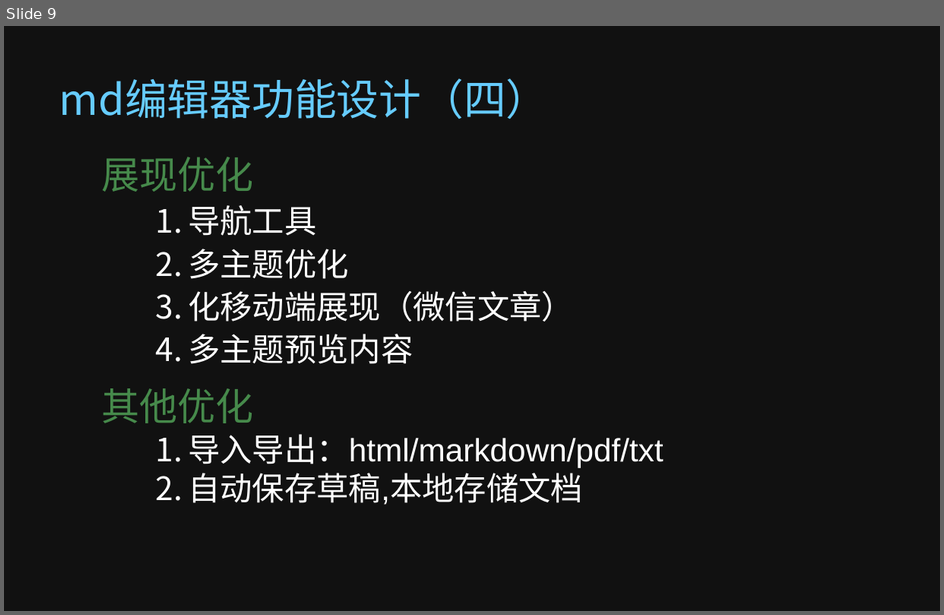
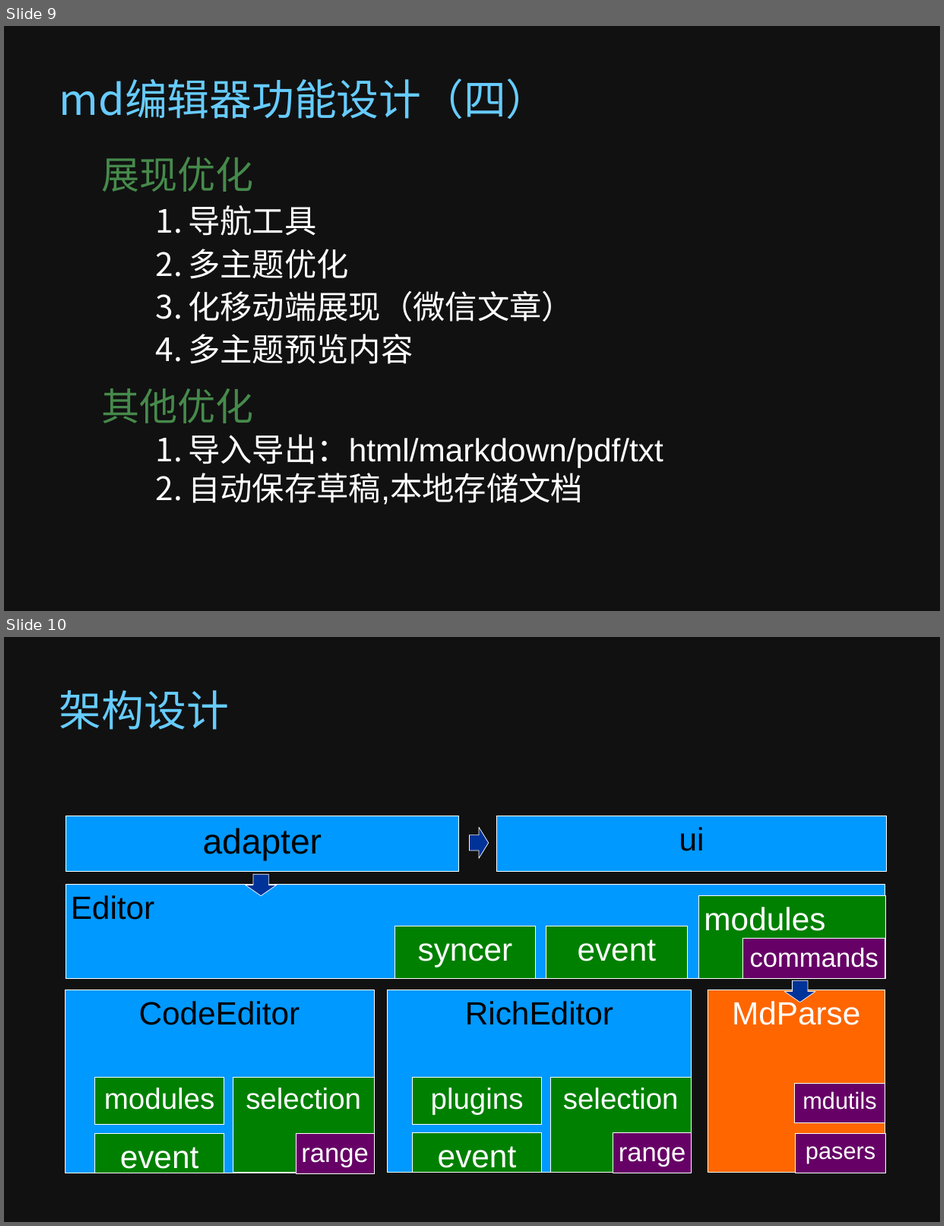
Before and after one commit to fex-team/dora, a slide deck: doc/feature_review.ppt. Shown one above the other, each under a label of ours: slide 9 before the commit, slides 9 and 10 after it. The pictures are 944x615 and 944x1226 pixels, drawn with LibreOffice and Linux fonts; fonts in the diff are those of the drawing; background and template pictures are left out. Boxes give left, top, right and bottom in pixels: in the first picture for what was removed or moved away, otherwise in the second. Text is boxed around its words. In the diff, an @@ line names an element or a change of style, - is before the commit and + after.

Commit message:
更新架构设计

```diff
--- a/doc/feature_review.ppt
+++ b/doc/feature_review.ppt
@@ slide 10 added at box(4, 637, 940, 1222), background #111111 @@
@@ title added at box(59, 690, 229, 730), 58 pt, text #66CCFF @@
+架构设计
@@ rectangle added at box(66, 816, 459, 871), fill #0099FF, outline #FFFFFF 0.74 pt, 48 pt, text #000000 @@
+adapter
@@ rectangle added at box(497, 816, 887, 871), fill #0099FF, outline #FFFFFF 0.74 pt, 44 pt, text #000000 @@
+ui
@@ down arrow added at box(470, 827, 489, 858), fill #003399, outline #FFFFFF 0.74 pt @@
@@ rectangle added at box(66, 884, 886, 978), fill #0099FF, outline #FFFFFF 0.74 pt, 44 pt, text #000000 @@
+Editor
@@ down arrow added at box(246, 875, 277, 896), fill #003399, outline #FFFFFF 0.74 pt @@
@@ rectangle added at box(699, 895, 886, 977), fill #008000, outline #FFFFFF 0.74 pt, 44 pt, text #FFFFFF @@
+modules
@@ rectangle added at box(395, 926, 536, 978), fill #008000, outline #FFFFFF 0.74 pt, 44 pt, text #FFFFFF @@
+syncer
@@ rectangle added at box(547, 926, 687, 978), fill #008000, outline #FFFFFF 0.74 pt, 44 pt, text #FFFFFF @@
+event
@@ rectangle added at box(743, 938, 886, 978), fill #660066, outline #FFFFFF 0.74 pt, 36 pt, text #FFFFFF @@
+commands
@@ rectangle added at box(65, 990, 374, 1173), fill #0099FF, outline #FFFFFF 0.74 pt, 44 pt, text #000000 @@
+CodeEditor
@@ rectangle added at box(387, 990, 691, 1173), fill #0099FF, outline #FFFFFF 0.74 pt, 44 pt, text #000000 @@
+RichEditor
@@ rectangle added at box(708, 990, 885, 1173), fill #FF6600, outline #FFFFFF 0.74 pt, 44 pt, text #FFFFFF @@
+MdParse
@@ down arrow added at box(785, 981, 816, 1003), fill #003399, outline #FFFFFF 0.74 pt @@
@@ rectangle added at box(95, 1077, 224, 1124), fill #008000, outline #FFFFFF 0.74 pt, 40 pt, text #FFFFFF @@
+modules
@@ rectangle added at box(233, 1077, 374, 1173), fill #008000, outline #FFFFFF 0.74 pt, 40 pt, text #FFFFFF @@
+selection
@@ rectangle added at box(413, 1077, 541, 1124), fill #008000, outline #FFFFFF 0.74 pt, 40 pt, text #FFFFFF @@
+plugins
@@ rectangle added at box(550, 1077, 692, 1173), fill #008000, outline #FFFFFF 0.74 pt, 40 pt, text #FFFFFF @@
+selection
@@ rectangle added at box(795, 1084, 886, 1123), fill #660066, outline #FFFFFF 0.74 pt, 32 pt, text #FFFFFF @@
+mdutils
@@ rectangle added at box(95, 1133, 224, 1173), fill #008000, outline #FFFFFF 0.74 pt, 44 pt, text #FFFFFF @@
+event
@@ rectangle added at box(296, 1133, 373, 1174), fill #660066, outline #FFFFFF 0.74 pt, 36 pt, text #FFFFFF @@
+range
@@ rectangle added at box(413, 1133, 541, 1173), fill #008000, outline #FFFFFF 0.74 pt, 44 pt, text #FFFFFF @@
+event
@@ rectangle added at box(614, 1133, 691, 1173), fill #660066, outline #FFFFFF 0.74 pt, 36 pt, text #FFFFFF @@
+range
@@ rectangle added at box(795, 1133, 886, 1173), fill #660066, outline #FFFFFF 0.74 pt, 32 pt, text #FFFFFF @@
+pasers
```
Also in this commit, not shown: 2 slides changed, 1 other slide added.
